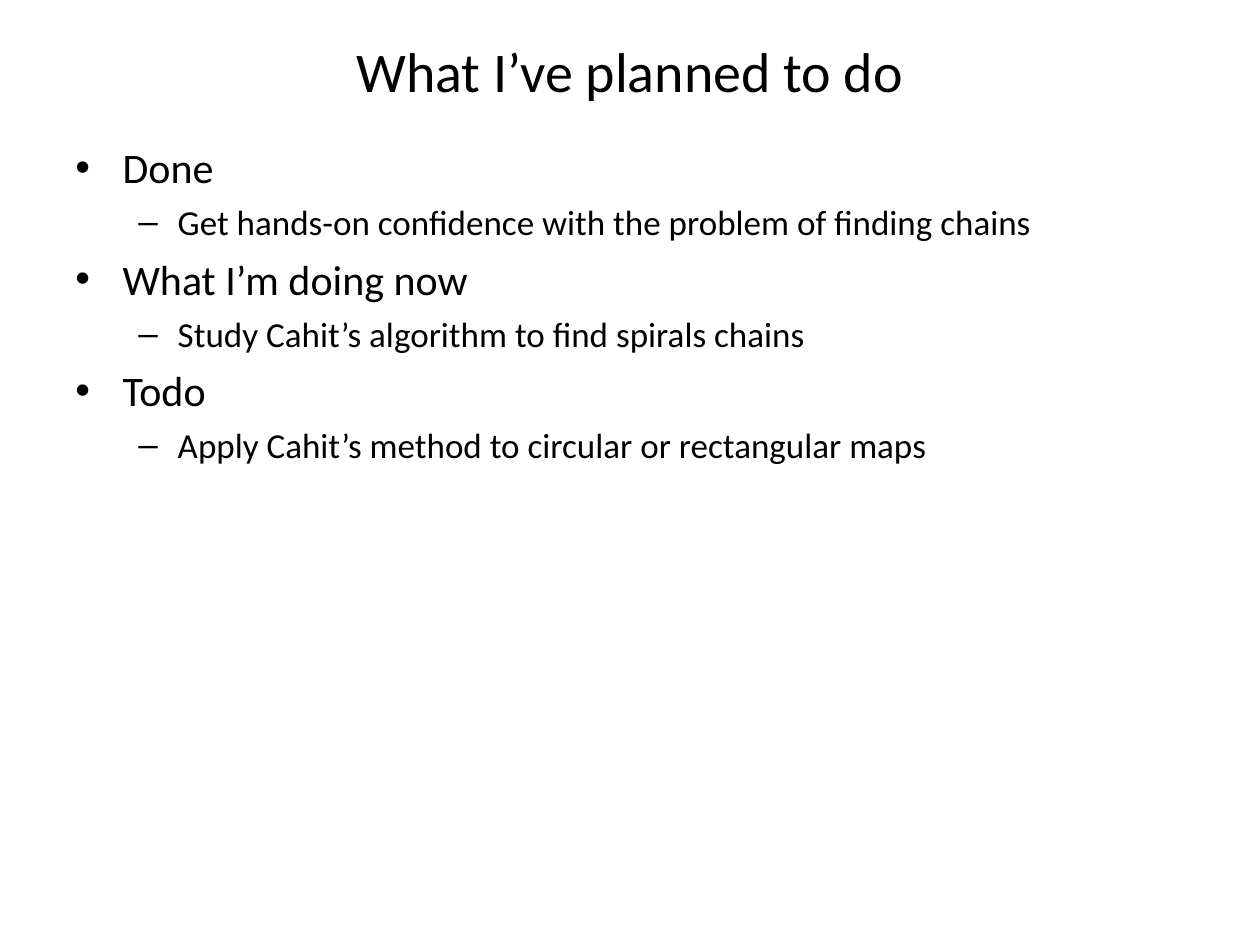
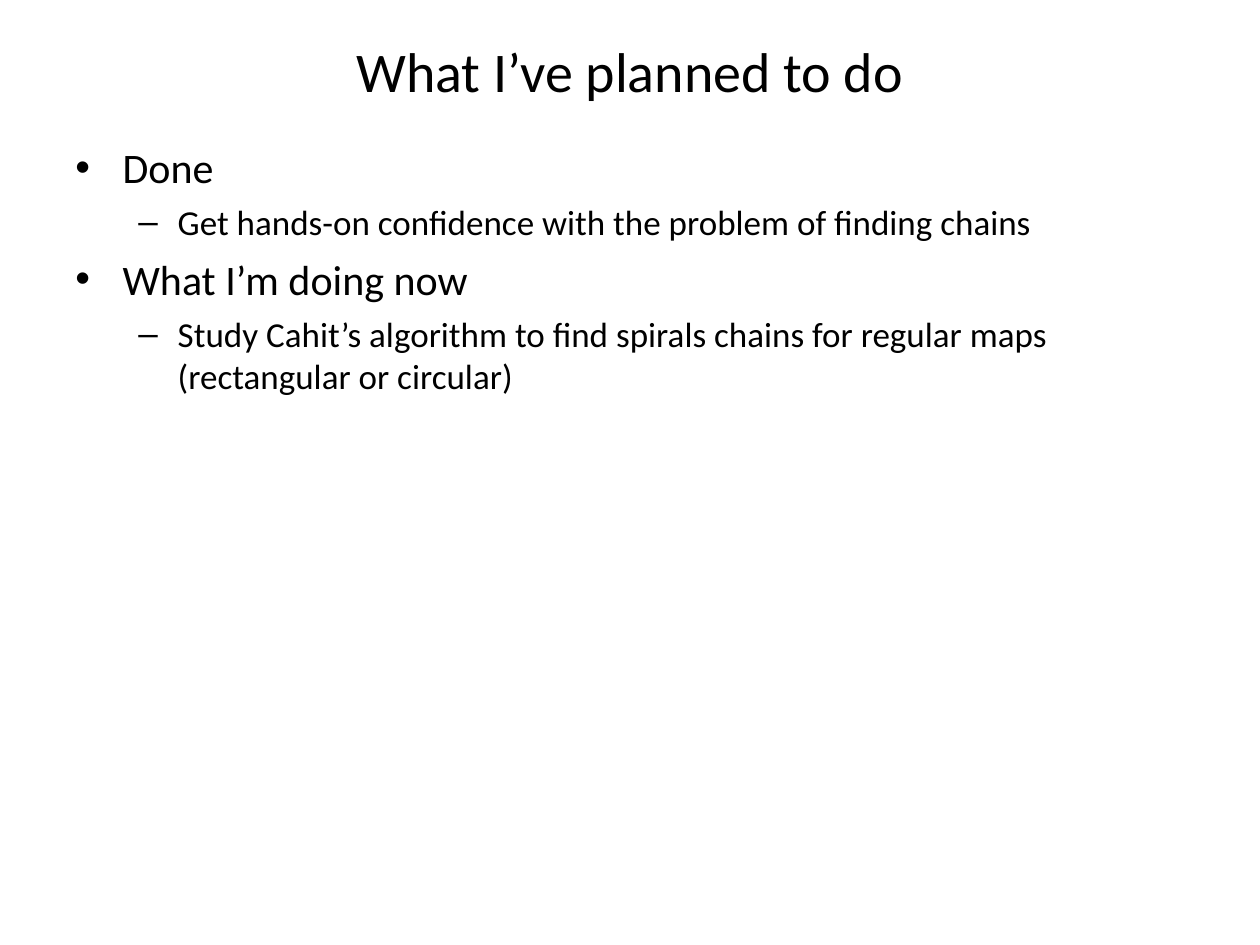
Before and after one commit to stefanutti/maps-coloring-java, a slide deck: slide 2 of ct/ct-docs/cahit-spiral-chains/spiral-chains.ppt. Drawn at 1260x945 pixels with LibreOffice and Linux fonts; fonts in the diff are those of the drawing. Boxes give left, top, right and bottom in pixels: in the first picture for what was removed or moved away, otherwise in the second. Text is boxed around its words. In the diff, an @@ line names an element or a change of style, - is before the commit and + after.

Commit message:
Some updates about Cahit spiral chains.

```diff
--- a/ct/ct-docs/cahit-spiral-chains/spiral-chains.ppt
+++ b/ct/ct-docs/cahit-spiral-chains/spiral-chains.ppt
@@ text at bbox=[178, 322, 1047, 395]: text changed @@
-  – Study Cahit’s algorithm to find spirals chains
-• Todo
-  – Apply Cahit’s method to circular or rectangular maps
+  – Study Cahit’s algorithm to find spirals chains for regular maps (rectangular or circular)
```
Also in this commit, not shown: 7 other slides changed, 3 slides added, 1 slide removed, 10 other files.
